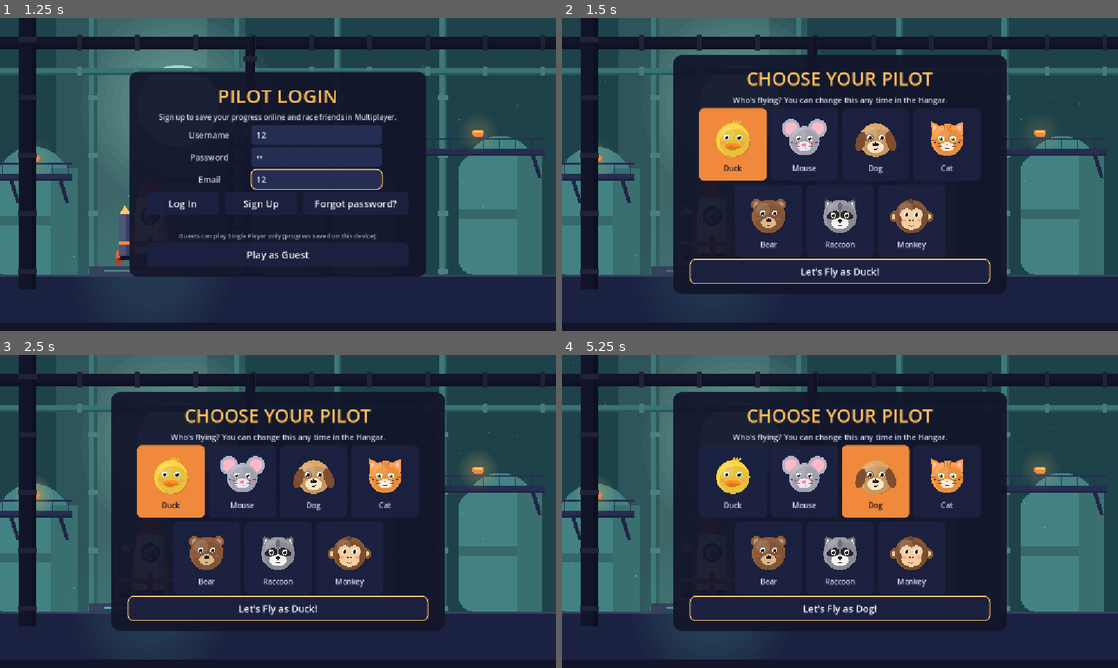
Above: before the commit, frames 1-4 (two rows, left to right).
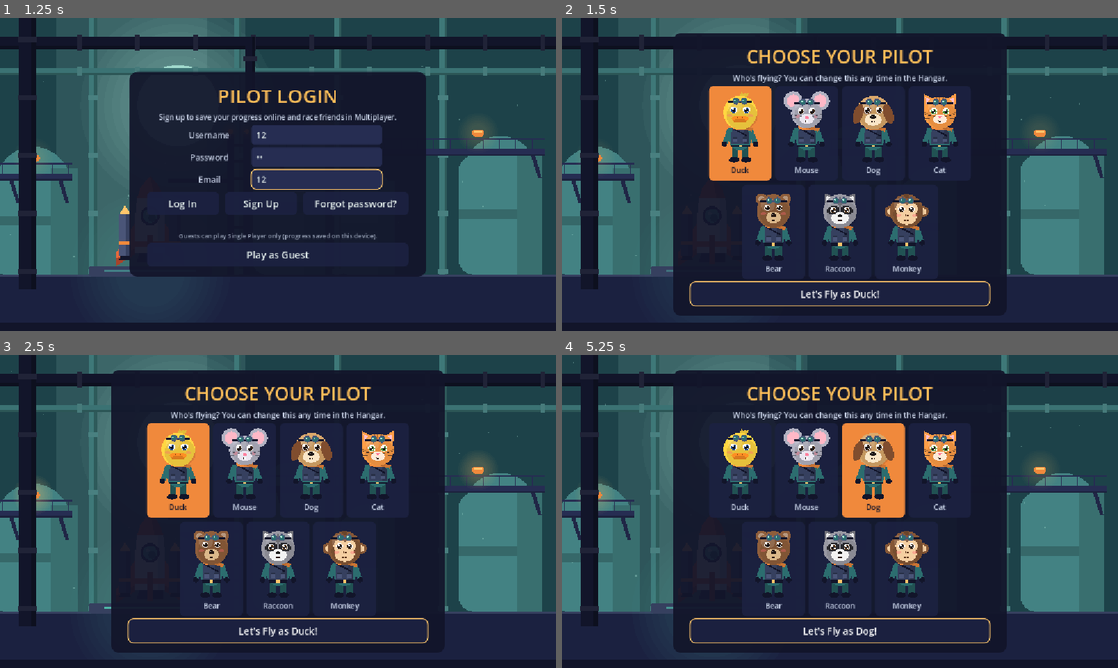
Above: after the commit, the same moments.

Repository: lukebelden/rocket-race
Game: Godot game, scene res://game.tscn
Same seed, same stepped clock (60 frames per second), same inputs: the game is played once before the commit and once after it.
Inputs (mouse positions are in pixels of both pictures, inside the frame that each line leads up to):
- Up to frame 1 (1.25 s): click (316, 133) at 0.52 s; type "12" at 0.6 s; click (316, 155) at 0.75 s; type "12" at 0.83 s; click (316, 180) at 0.98 s; type "12" at 1.07 s
- Up to frame 2 (1.5 s): click "Play as Guest" at 1.25 s
- Up to frame 3 (2.5 s): click (172, 480) at 2.02 s
- Up to frame 4 (5.25 s): click (739, 470) at 2.77 s; click (806, 480) at 3.52 s; click (806, 470) at 4.27 s; click (873, 480) at 5.02 s

Frame 1 is identical in both runs. In frame 2, 14% of the frame differs, in the area x 20-80%, y 4-96%; in frame 3, 14%; in frame 4, 14%.

Commit message:
Chibi pilots with gear, bigger eyes, goggles; dev-only Penguin
- Full-body pilots (flight suit, vest with pouches and strap, belt, scarf, gloves, boots)
  on the pick screen and Pilot Profile; goggles and bigger expressive eyes everywhere
- Penguin pilot for admin (dev) accounts only: hidden for everyone else, refused by the
  server for non-admins, dropped from guest imports, falls back to Duck if admin is removed

Co-Authored-By: Claude Opus 5.5 <noreply@anthropic.com>

Diff:
--- a/animals.gd
+++ b/animals.gd
@@ -14,6 +14,8 @@
 	set(value):
 		mood = value
 		queue_redraw()
+## Scarf / suit trim colour for the full-body pilot.
+var accent: Color = Color("f0893c")
 
 var _t := 0.0
 var _blink_at := 2.0
@@ -35,8 +37,12 @@
 
 
 func _draw() -> void:
+	var blink := _t >= _blink_at and _t < _blink_at + 0.13
+	if size.y >= size.x * 1.2:  # tall avatar: the whole chibi pilot
+		var h := minf(size.y * 0.94, size.x * 1.45)
+		draw_pilot(self, Vector2(size.x / 2.0, size.y * 0.97), h, animal, mood, blink, accent)
+		return
 	var r := minf(size.x, size.y) * 0.36
-	var blink := _t >= _blink_at and _t < _blink_at + 0.13
 	draw_face(self, size / 2.0 + Vector2(0, r * 0.08), r, animal, mood, blink)
 
 
@@ -52,6 +58,7 @@
 		"bear": return Color(0.56, 0.37, 0.23)
 		"raccoon": return Color(0.6, 0.6, 0.64)
 		"monkey": return Color(0.52, 0.34, 0.21)
+		"penguin": return Color("262b40")
 	return Color(0.8, 0.8, 0.85)
 
 
@@ -79,7 +86,7 @@
 static func _eyes(canvas: CanvasItem, c: Vector2, r: float, mood: String, blink: bool,
 		spread := 0.36, y := -0.08, size := 1.0, iris := Color(0.25, 0.17, 0.1), mask := false) -> void:
 	var ink := Color(0.08, 0.07, 0.1)
-	var er := r * 0.17 * size
+	var er := r * 0.2 * size  # big, expressive eyes
 	for s in [-1.0, 1.0]:
 		var e: Vector2 = c + Vector2(s * r * spread, r * y)
 		match mood:
@@ -100,9 +107,10 @@
 			continue
 		var big := 1.18 if mood == "excited" or mood == "worried" else 1.0
 		canvas.draw_circle(e, er * big, Color(1, 1, 1))
-		canvas.draw_circle(e + Vector2(0, er * 0.12), er * 0.68 * big, iris)
-		canvas.draw_circle(e + Vector2(0, er * 0.12), er * 0.4 * big, ink)
-		canvas.draw_circle(e + Vector2(-er * 0.28, -er * 0.22), er * 0.24, Color(1, 1, 1))
+		canvas.draw_circle(e + Vector2(0, er * 0.1), er * 0.76 * big, iris)
+		canvas.draw_circle(e + Vector2(0, er * 0.12), er * 0.46 * big, ink)
+		canvas.draw_circle(e + Vector2(-er * 0.3, -er * 0.26), er * 0.3, Color(1, 1, 1))  # big shine
+		canvas.draw_circle(e + Vector2(er * 0.3, er * 0.34), er * 0.13, Color(1, 1, 1, 0.9))  # small shine
 		if mood == "excited":  # sparkle
 			canvas.draw_circle(e + Vector2(er * 0.3, er * 0.35), er * 0.1, Color(1, 1, 1))
 	# Brows tell the mood quickest.
@@ -155,7 +163,7 @@
 # --- Faces -----------------------------------------------------------------------------------
 
 ## Draws an animal face centred on c with head radius r.
-static func draw_face(canvas: CanvasItem, c: Vector2, r: float, id: String, mood := "normal", blink := false) -> void:
+static func draw_face(canvas: CanvasItem, c: Vector2, r: float, id: String, mood := "normal", blink := false, gear := true) -> void:
 	var f := fur(id)
 	match id:
 		"duck":
@@ -264,6 +272,91 @@
 			for s in [-1.0, 1.0]:
 				canvas.draw_circle(c + Vector2(s * r * 0.08, r * 0.24), r * 0.045, Color(0.35, 0.2, 0.1))
 			_mouth(canvas, c + Vector2(0, r * 0.48), r * 0.26, r, mood, Color(0.35, 0.2, 0.1))
+		"penguin":
+			# Dark head, white heart-shaped face, orange beak, rosy cheeks (dev-only pilot).
+			canvas.draw_circle(c, r, f)
+			canvas.draw_colored_polygon(_ellipse(c + Vector2(0, -r * 0.92), r * 0.16, r * 0.1, 0.3), f)  # hair tuft
+			_shade(canvas, c, r)
+			var white := Color("f3f6f8")
+			canvas.draw_circle(c + Vector2(-r * 0.3, -r * 0.05), r * 0.42, white)
+			canvas.draw_circle(c + Vector2(r * 0.3, -r * 0.05), r * 0.42, white)
+			canvas.draw_colored_polygon(_ellipse(c + Vector2(0, r * 0.35), r * 0.6, r * 0.45), white)
+			_cheeks(canvas, c, r, 0.52, 0.22)
+			_eyes(canvas, c, r, mood, blink, 0.3, -0.08, 1.0, Color("1b2140"))
+			var beak := Color("f0893c")
+			var open := mood == "happy" or mood == "excited" or mood == "out"
+			canvas.draw_colored_polygon(PackedVector2Array([c + Vector2(-r * 0.2, r * 0.2), c + Vector2(r * 0.2, r * 0.2),
+				c + Vector2(0, r * 0.42)]), beak)
+			if open:
+				canvas.draw_colored_polygon(PackedVector2Array([c + Vector2(-r * 0.15, r * 0.36), c + Vector2(r * 0.15, r * 0.36),
+					c + Vector2(0, r * 0.52)]), beak.darkened(0.2))
 		_:
 			canvas.draw_circle(c, r, f)
 			_eyes(canvas, c, r, mood, blink)
+	if gear:
+		_goggles(canvas, c, r, id)
+
+
+## Pilot goggles pushed up on the forehead: strap, two lenses with teal glass and a glint.
+static func _goggles(canvas: CanvasItem, c: Vector2, r: float, id: String) -> void:
+	var y := -0.6 if id != "duck" else -0.66
+	var strap := Color("12152a")
+	var frame := Color("4a5578")
+	var half := r * sqrt(maxf(1.0 - y * y, 0.0)) * 0.98  # strap ends at the edge of the head
+	canvas.draw_rect(Rect2(c + Vector2(-half, r * (y - 0.05)), Vector2(half * 2.0, r * 0.11)), strap)
+	for s in [-1.0, 1.0]:
+		var g := c + Vector2(s * r * 0.24, r * (y - 0.02))
+		canvas.draw_circle(g, r * 0.2, frame)
+		canvas.draw_circle(g, r * 0.14, Color("2c6d6f"))
+		canvas.draw_circle(g + Vector2(-r * 0.05, -r * 0.05), r * 0.05, Color("a8e2d4"))
+	canvas.draw_rect(Rect2(c + Vector2(-r * 0.06, r * (y - 0.04)), Vector2(r * 0.12, r * 0.07)), frame)  # bridge
+
+
+## Whole chibi pilot standing on `foot` (bottom centre), `h` tall: big head with goggles,
+## flight suit, vest with pouches and a chest strap, belt, scarf in `accent`, gloves, boots.
+static func draw_pilot(canvas: CanvasItem, foot: Vector2, h: float, id: String, mood := "normal",
+		blink := false, accent := Color("f0893c")) -> void:
+	var r := h * 0.25
+	var head := foot + Vector2(0, -h + r * 1.08)
+	var suit := Color("2c6d6f") if id != "penguin" else Color("262b40")
+	var suit_dark := suit.darkened(0.25)
+	var vest := Color("36405f")
+	var ink := Color("12152a")
+	var neck_y := head.y + r * 0.82
+	var hip_y := foot.y - h * 0.22
+	var tw := r * 1.25  # torso width
+
+	# Legs and boots.
+	for s in [-1.0, 1.0]:
+		var lx: float = foot.x + s * tw * 0.24
+		canvas.draw_rect(Rect2(lx - r * 0.2, hip_y - r * 0.1, r * 0.4, foot.y - hip_y - r * 0.12), suit_dark)
+		canvas.draw_colored_polygon(_ellipse(Vector2(lx + s * r * 0.06, foot.y - r * 0.12), r * 0.3, r * 0.17), ink)
+	# Torso (suit), then the vest over it.
+	var torso := Rect2(foot.x - tw / 2.0, neck_y, tw, hip_y - neck_y + r * 0.1)
+	canvas.draw_colored_polygon(_ellipse(torso.get_center(), tw * 0.55, torso.size.y * 0.58), suit)
+	var vest_r := Rect2(torso.position.x + tw * 0.08, neck_y + r * 0.12, tw * 0.84, torso.size.y * 0.72)
+	canvas.draw_rect(vest_r, vest)
+	canvas.draw_rect(Rect2(vest_r.end.x - vest_r.size.x * 0.28, vest_r.position.y, vest_r.size.x * 0.28, vest_r.size.y), vest.darkened(0.2))
+	if id == "penguin":  # white belly peeking out of the open vest
+		canvas.draw_colored_polygon(_ellipse(Vector2(foot.x, vest_r.get_center().y + r * 0.05), tw * 0.2, vest_r.size.y * 0.42), Color("f3f6f8"))
+	for s in [-1.0, 1.0]:  # pouches
+		var px: float = foot.x + s * tw * 0.24 - r * 0.13
+		canvas.draw_rect(Rect2(px, vest_r.end.y - r * 0.42, r * 0.26, r * 0.3), Color("4a5578"))
+		canvas.draw_rect(Rect2(px, vest_r.end.y - r * 0.42, r * 0.26, r * 0.08), vest.darkened(0.25))
+	canvas.draw_line(Vector2(vest_r.position.x + r * 0.08, vest_r.position.y), Vector2(vest_r.end.x - r * 0.1, vest_r.end.y - r * 0.5), ink, maxf(r * 0.09, 1.5))  # chest strap
+	canvas.draw_rect(Rect2(torso.position.x + tw * 0.05, hip_y - r * 0.12, tw * 0.9, r * 0.14), ink)  # belt
+	canvas.draw_rect(Rect2(foot.x - r * 0.09, hip_y - r * 0.13, r * 0.18, r * 0.16), Color("ffc56b"))  # buckle
+	# Arms with gloves (one waves when excited/happy).
+	for s in [-1.0, 1.0]:
+		var shoulder := Vector2(foot.x + s * tw * 0.5, neck_y + r * 0.22)
+		var hand := shoulder + Vector2(s * r * 0.3, r * 0.85)
+		if s > 0.0 and (mood == "excited" or mood == "happy"):
+			hand = shoulder + Vector2(r * 0.55, -r * 0.55)
+		canvas.draw_line(shoulder, hand, suit, r * 0.3)
+		canvas.draw_circle(shoulder, r * 0.15, suit)
+		canvas.draw_circle(hand, r * 0.17, ink)
+	# Scarf: wrap around the neck plus a tail fluttering to the side.
+	canvas.draw_colored_polygon(_ellipse(Vector2(foot.x, neck_y + r * 0.04), tw * 0.42, r * 0.17), accent)
+	canvas.draw_colored_polygon(PackedVector2Array([Vector2(foot.x + tw * 0.15, neck_y), Vector2(foot.x + tw * 0.62, neck_y + r * 0.12),
+		Vector2(foot.x + tw * 0.55, neck_y + r * 0.32), Vector2(foot.x + tw * 0.1, neck_y + r * 0.14)]), accent.darkened(0.15))
+	draw_face(canvas, head, r, id, mood, blink, true)
--- a/catalog.json
+++ b/catalog.json
@@ -24,7 +24,8 @@
     { "id": "cat", "name": "Cat" },
     { "id": "bear", "name": "Bear" },
     { "id": "raccoon", "name": "Raccoon" },
-    { "id": "monkey", "name": "Monkey" }
+    { "id": "monkey", "name": "Monkey" },
+    { "id": "penguin", "name": "Penguin", "dev": true }
   ],
   "ships": [
     { "id": "small", "name": "Scout", "desc": "1 mod slot. Small and nimble, but takes more damage.", "level": 1, "price": 0, "slots": 1, "agility": 1.25, "size": 0.85, "damage": 1.3 },
--- a/pilot_card.gd
+++ b/pilot_card.gd
@@ -107,8 +107,9 @@
 		Vector2(head.x - r * 0.45, head.y + r * 0.72), Vector2(head.x + r * 0.45, head.y + r * 0.72),
 		Vector2(head.x + r * 1.0, head.y + r * 0.9), Vector2(head.x + r * 1.15, desk_y + 2)])
 	draw_colored_polygon(body, suit)
-	draw_colored_polygon(PackedVector2Array([head + Vector2(-r * 0.4, r * 0.75), head + Vector2(r * 0.4, r * 0.75),
-		head + Vector2(0, r * 1.15)]), Palette.TEXT)  # collar
+	draw_colored_polygon(Animals._ellipse(head + Vector2(0, r * 0.86), r * 0.62, r * 0.2), accent if not out else Palette.SLATE)  # scarf
+	draw_colored_polygon(PackedVector2Array([head + Vector2(r * 0.2, r * 0.86), head + Vector2(r * 0.75, r * 1.05),
+		head + Vector2(r * 0.62, r * 1.3), head + Vector2(r * 0.12, r * 1.05)]), (accent if not out else Palette.SLATE).darkened(0.15))
 	draw_circle(head + Vector2(-r * 0.62, r * 1.12), r * 0.12, Palette.AMBER)  # badge
 
 	Animals.draw_face(self, head, r, animal, m, _t >= _blink_at and _t < _blink_at + 0.13)
--- a/profile.gd
+++ b/profile.gd
@@ -28,6 +28,8 @@
 ## {character, sp: track, mp: track, stats}; track = {xp, credits, owned: {ships, mods, designs},
 ## loadout: {ship, design, mods}}
 var data: Dictionary = {}
+## Admin accounts are the dev team: they can pick dev-only pilots (the Penguin).
+var is_dev: bool = false
 ## Set for brand-new players: the game shows the "choose your pilot" screen once.
 var needs_pilot_pick: bool = false
 
@@ -126,6 +128,11 @@
 
 func character() -> String:
 	return str(data.get("character", "duck"))
+
+
+## Pilots you can pick: everyone gets the normal ones; dev-only pilots only for devs.
+func characters() -> Array:
+	return items("characters").filter(func(c) -> bool: return is_dev or not bool(c.get("dev", false)))
 
 
 func character_name(id: String) -> String:
@@ -285,7 +292,8 @@
 
 
 func set_character(id: String) -> void:
-	if item("characters", id).is_empty():
+	var it := item("characters", id)
+	if it.is_empty() or (bool(it.get("dev", false)) and not is_dev):
 		return
 	data["character"] = id
 	changed.emit()
@@ -321,6 +329,7 @@
 
 
 func _forget_login() -> void:
+	is_dev = false
 	mode = ""
 	token = ""
 	username = ""
@@ -412,6 +421,7 @@
 func _apply_server_profile(profile: Dictionary) -> void:
 	username = str(profile.get("username", username))
 	email = str(profile.get("email", email))
+	is_dev = bool(profile.get("admin", false))
 	data = _clean_profile(profile)
 	_save()
 	changed.emit()
--- a/profile_ui.gd
+++ b/profile_ui.gd
@@ -267,7 +267,7 @@
 		_label("PILOT PROFILE", 40, GOLD)
 		var top := _row()
 		var av := _avatar(Profile.character())
-		av.custom_minimum_size = Vector2(70, 70)
+		av.custom_minimum_size = Vector2(76, 112)  # full-body pilot
 		top.add_child(av)
 		var names := VBoxContainer.new()
 		names.custom_minimum_size.x = 360  # give the name/email room (a column inside a row gets no width otherwise)
@@ -533,7 +533,7 @@
 
 	_label("PILOT", 17, GOLD, inner)
 	var pilots := _flow(inner)
-	for c in Profile.items("characters"):
+	for c in Profile.characters():
 		var id := str(c["id"])
 		_card(pilots, str(c["name"]), "", Profile.character() == id, false,
 			func() -> void: Profile.set_character(id), _avatar(id))
@@ -679,13 +679,13 @@
 	_label("Who's flying? You can change this any time in the Hangar.", 16, SOFT)
 	var flow := _flow(box)
 	flow.custom_minimum_size.x = 620
-	for c in Profile.items("characters"):
+	for c in Profile.characters():
 		var id := str(c["id"])
 		var b := _card(flow, str(c["name"]), "", _pick == id, false, func() -> void:
 			_pick = id
 			_render(), _avatar(id))
-		b.custom_minimum_size = Vector2(140, 150)
-		(b.get_child(0).get_child(0) as Control).custom_minimum_size = Vector2(96, 96)
+		b.custom_minimum_size = Vector2(130, 196)
+		(b.get_child(0).get_child(0) as Control).custom_minimum_size = Vector2(96, 150)  # tall = full-body pilot
 	var go := _button("Let's Fly as %s!" % Profile.character_name(_pick), func() -> void:
 		Profile.needs_pilot_pick = false
 		Profile.set_character(_pick)
Not shown, changed: build/web/index.pck
